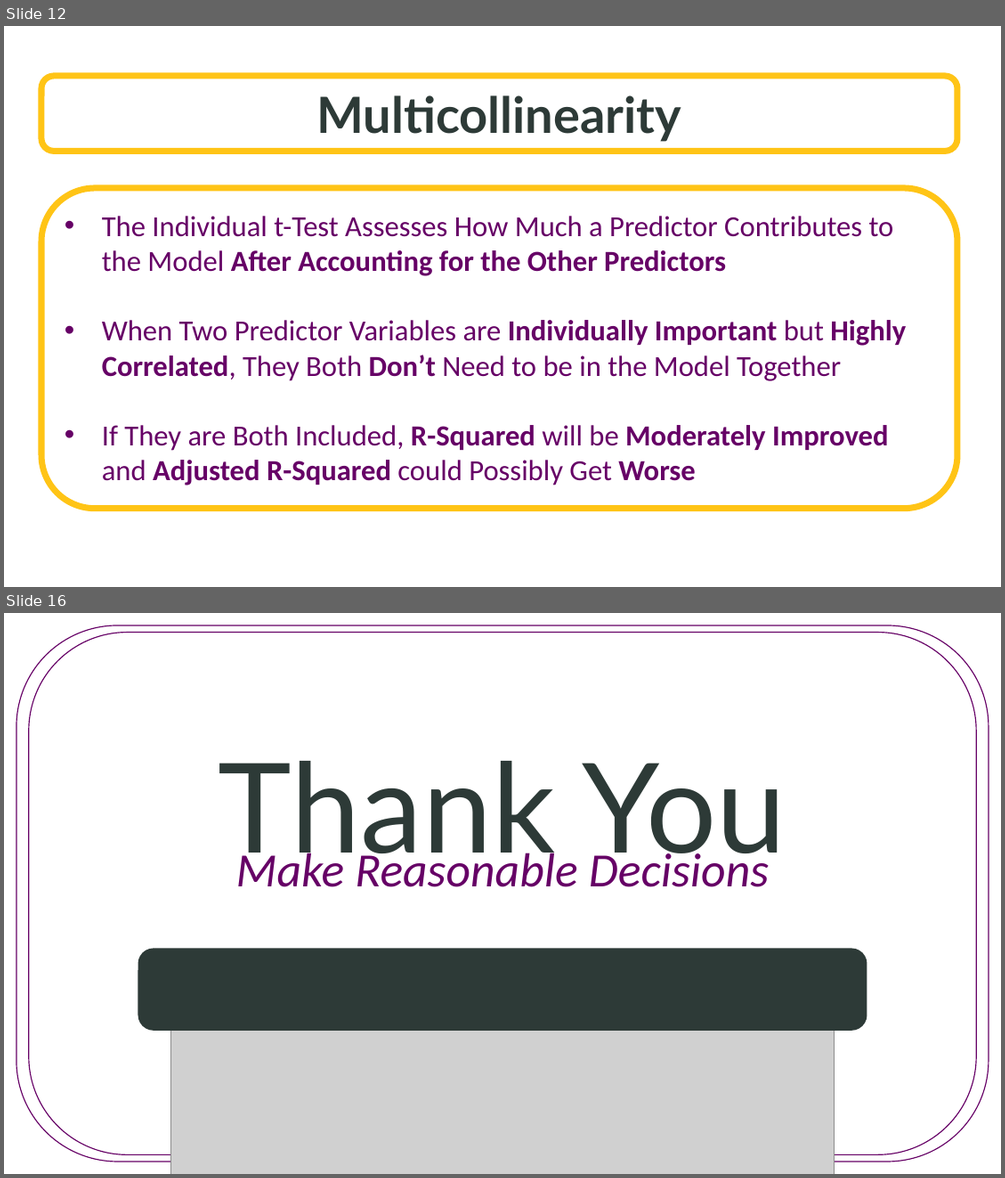
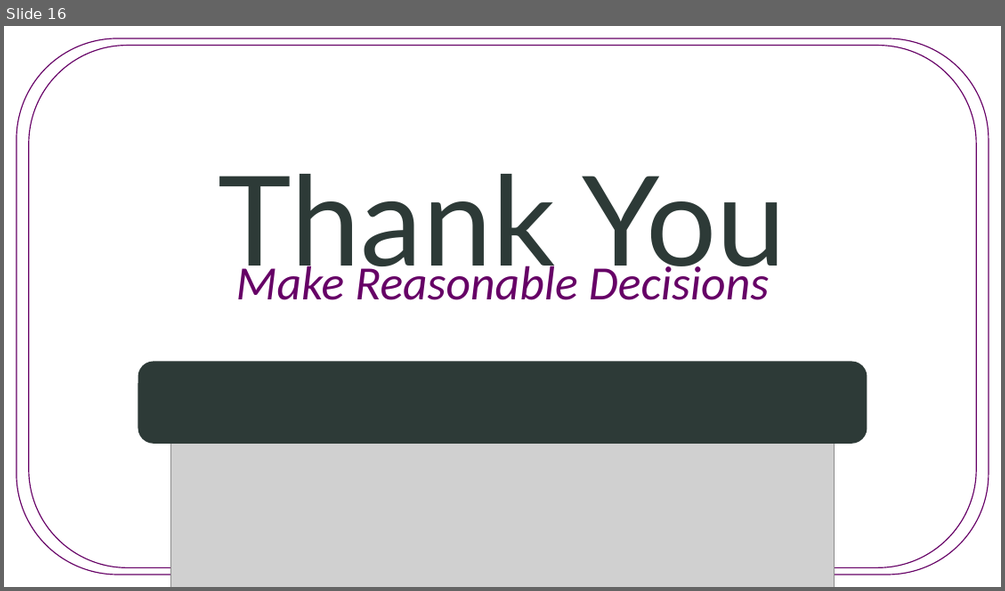
Before and after one commit to SuperMarioGiacomazzo/STOR455_WEBSITE, a slide deck: Lectures/16 - Techniques for Choosing Predictors.pptx. Shown one above the other, each under a label of ours: slides 12 and 16 before the commit, slide 16 after it; the slides between them are not shown. The pictures are 1005x1178 and 1005x591 pixels, drawn with LibreOffice and Linux fonts; fonts in the diff are those of the drawing; grey boxes stand for pictures; background and template pictures are left out. Boxes give left, top, right and bottom in pixels: in the first picture for what was removed or moved away, otherwise in the second. Text is boxed around its words. In the diff, an @@ line names an element or a change of style, - is before the commit and + after.

```diff
--- a/Lectures/16 - Techniques for Choosing Predictors.pptx
+++ b/Lectures/16 - Techniques for Choosing Predictors.pptx
@@ slide 12 removed at bbox=[4, 26, 1001, 587], background picture (left out) @@
@@ rounded rectangle removed at bbox=[41, 76, 957, 151] @@
-Multicollinearity
@@ rounded rectangle removed at bbox=[41, 188, 957, 508] @@
-• The Individual t-Test Assesses How Much a Predictor Contributes to the Model After Accounting for the Other Predictors
-• When Two Predictor Variables are Individually Important but Highly Correlated, They Both Don’t Need to be in the Model Together
-• If They are Both Included, R-Squared will be Moderately Improved and Adjusted R-Squared could Possibly Get Worse
```
Also in this commit, not shown: 8 slides added, 7 other slides removed, 10 other files.
